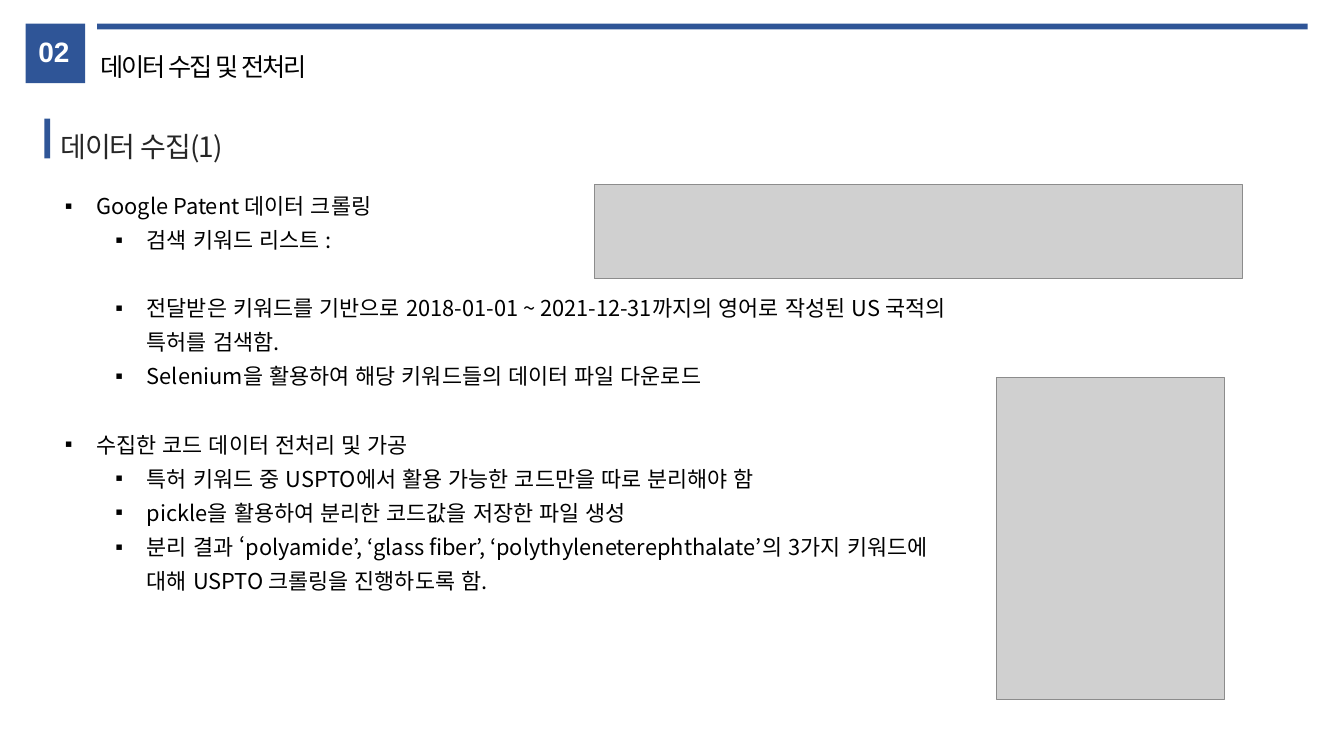
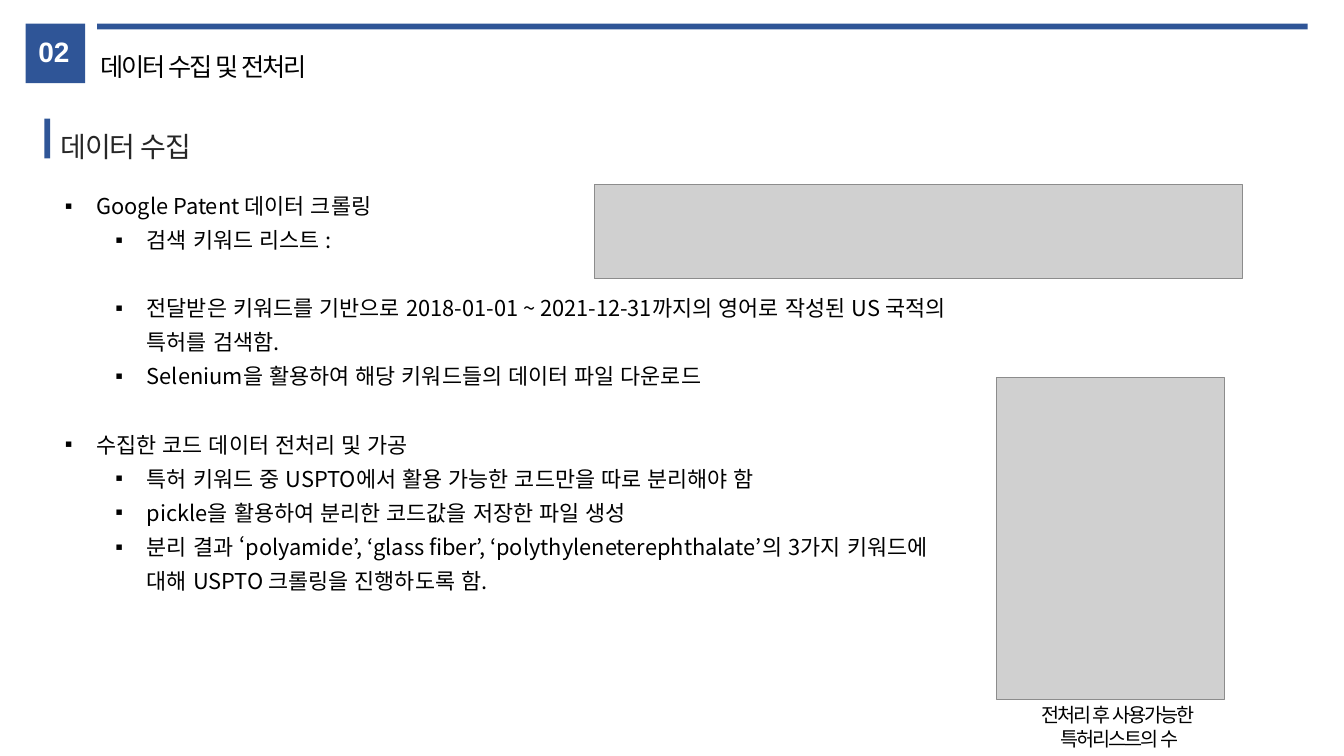
Before and after one commit to JYPark312/electronic_manufacture_2021, a slide deck: slide 9 of presentation.pptx (slide 8 before the commit). Drawn at 1344x756 pixels with LibreOffice and Linux fonts; fonts in the diff are those of the drawing; grey boxes stand for pictures. Boxes give left, top, right and bottom in pixels: in the first picture for what was removed or moved away, otherwise in the second. Text is boxed around its words. In the diff, an @@ line names an element or a change of style, - is before the commit and + after.

```diff
--- a/presentation.pptx
+++ b/presentation.pptx
@@ text at (61, 134, 191, 160): text changed @@
-데이터 수집(1)
+데이터 수집
@@ text added at (1042, 705, 1194, 748), 14 pt, text #000000 @@
+전처리 후 사용가능한
+특허리스트의 수
```
Also in this commit, not shown: 5 other slides changed, 8 slides added, 2 slides removed.
